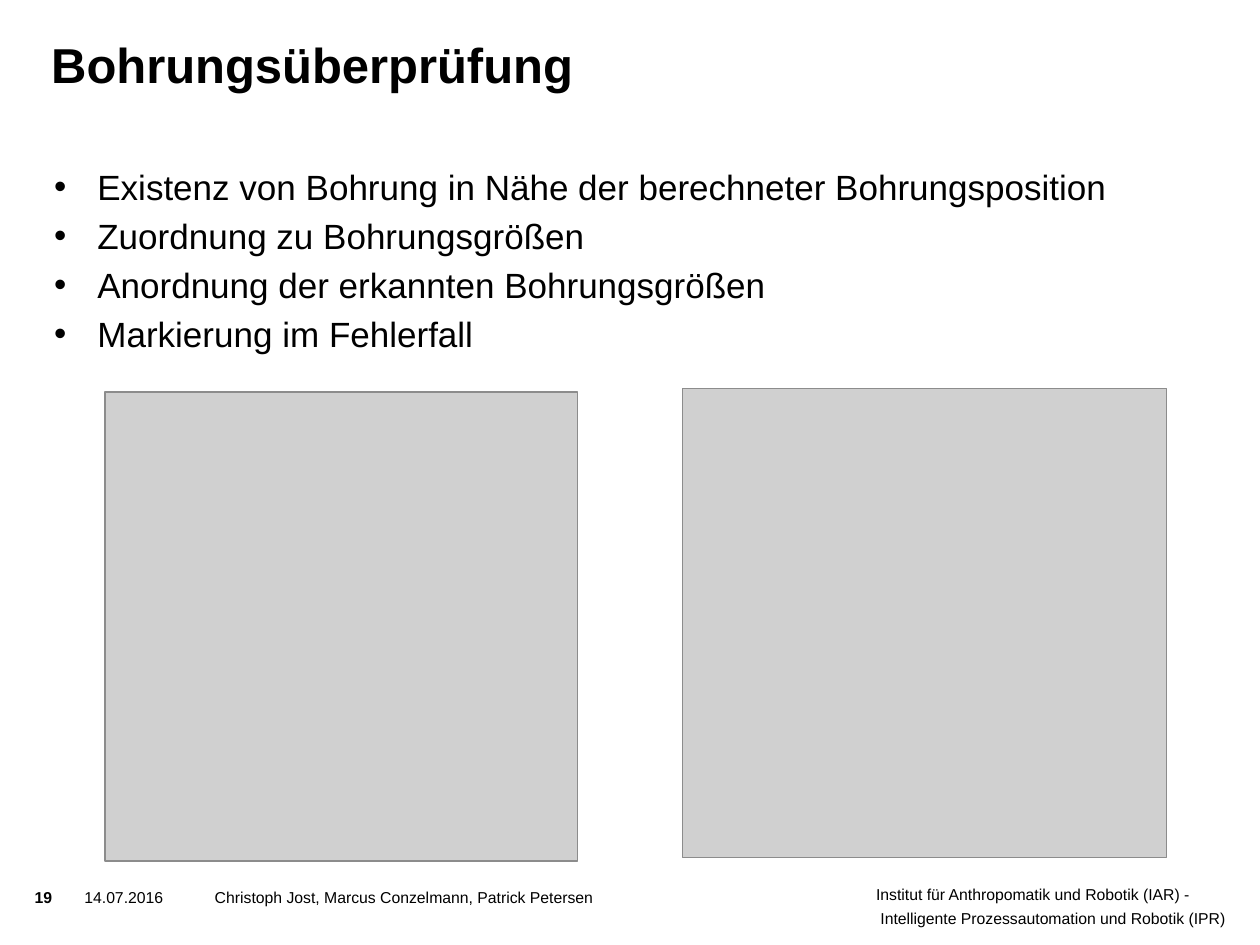
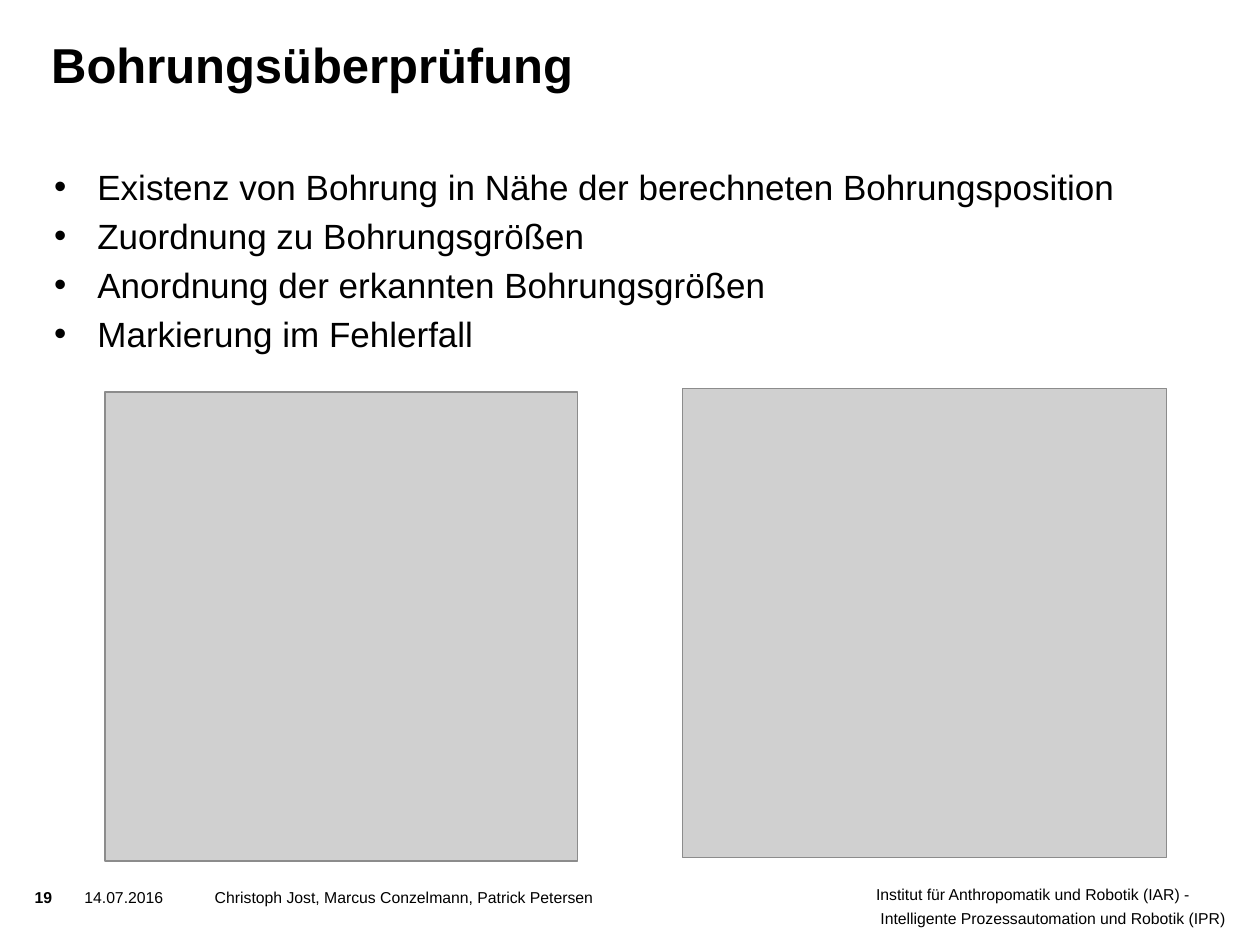
Before and after one commit to ThePrimus/VisualInspection, a slide deck: slide 19 of Praesentation/Vorlage Präsentation.pptx. Drawn at 1260x945 pixels with LibreOffice and Linux fonts; fonts in the diff are those of the drawing; grey boxes stand for pictures; background and template pictures are left out. Boxes give left, top, right and bottom in pixels: in the first picture for what was removed or moved away, otherwise in the second. Text is boxed around its words. In the diff, an @@ line names an element or a change of style, - is before the commit and + after.

Commit message:
Fixed some typos

```diff
--- a/Praesentation/Vorlage Präsentation.pptx
+++ b/Praesentation/Vorlage Präsentation.pptx
@@ text at box(97, 174, 1114, 206): text changed @@
-• Existenz von Bohrung in Nähe der berechneter Bohrungsposition
+• Existenz von Bohrung in Nähe der berechneten Bohrungsposition
```
Also in this commit, not shown: 2 other slides changed.
